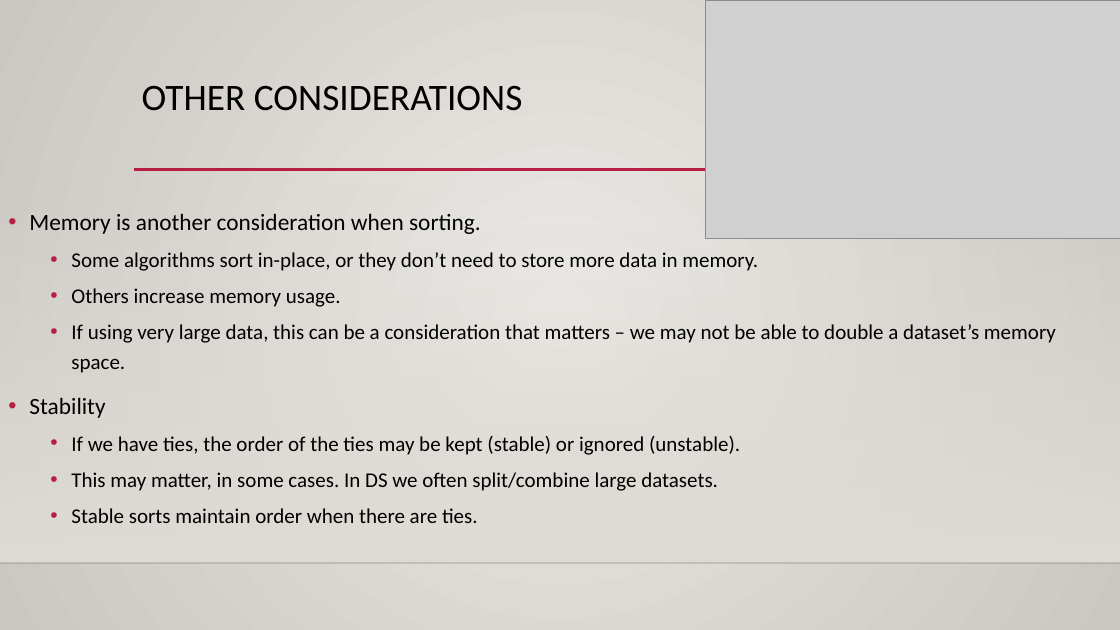
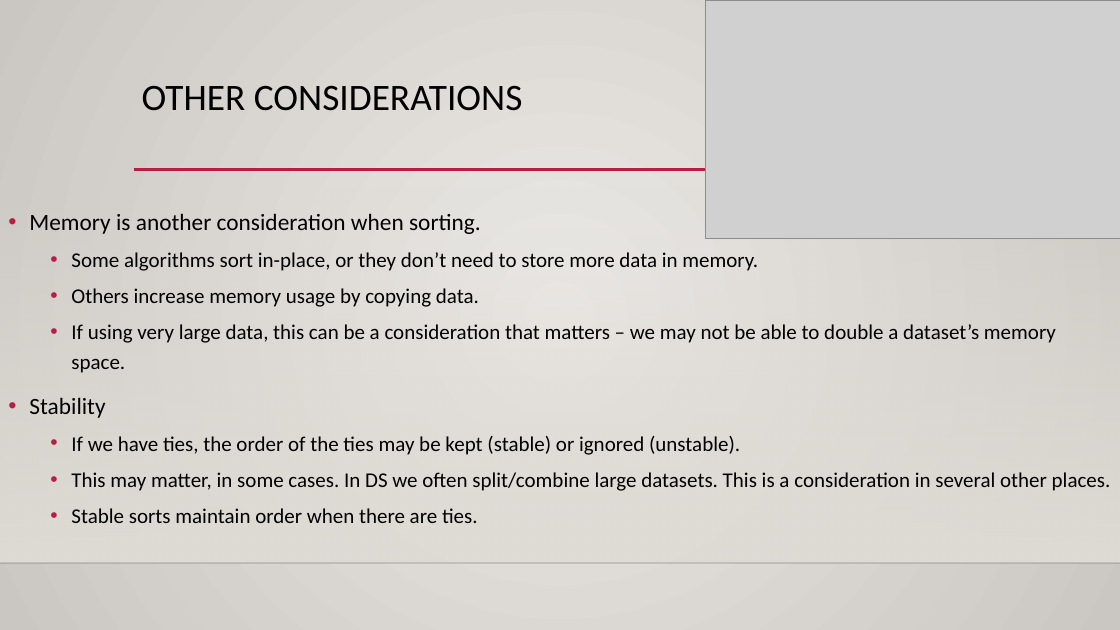
Before and after one commit to AkeemSemperDataScience/Programming_Basics_for_Machine_Learning_Students, a slide deck: slide 16 of reference_material/slides/024_search_sort.pptx (slide 15 before the commit). Drawn at 1120x630 pixels with LibreOffice and Linux fonts; fonts in the diff are those of the drawing; grey boxes stand for pictures; background and template pictures are left out. Boxes give left, top, right and bottom in pixels: in the first picture for what was removed or moved away, otherwise in the second. Text is boxed around its words. In the diff, an @@ line names an element or a change of style, - is before the commit and + after.

```diff
--- a/reference_material/slides/024_search_sort.pptx
+++ b/reference_material/slides/024_search_sort.pptx
@@ text at <box>71,288,479,307</box>: text changed @@
-  • Others increase memory usage.
+  • Others increase memory usage by copying data.
@@ text at <box>71,472,1111,491</box>: text changed @@
-  • This may matter, in some cases. In DS we often split/combine large datasets.
+  • This may matter, in some cases. In DS we often split/combine large datasets. This is a consideration in several other places.
```
Also in this commit, not shown: 5 other slides changed, 3 slides added, 2 other files.
